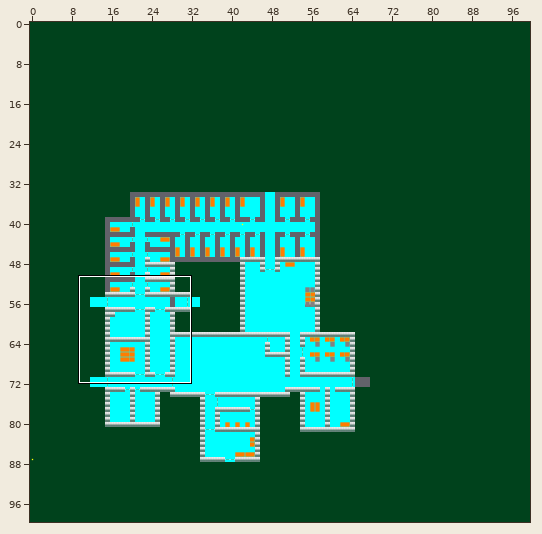
Two versions of a level (Tiled map, ALPHA TEX/world1beta2.tmx). The first picture is a wide view before the edit; the outline marks the close-up.
Close-up. Before the edit:
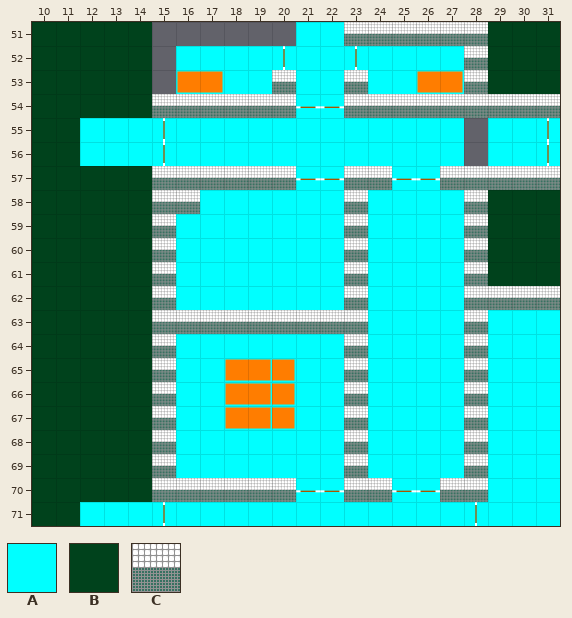
Cells are 64x64 px. Shown: x 10..31, y 51..71. The commit also changed other parts of the map, which this record leaves out.
Key: from "alpha_sprite_sheet": A 1, B 8; from "floor_wall_sheet": C 5.
_ is an empty cell, # one hidden under a higher layer.
Layers that did not change in this view are not listed.
Layer "Tile Layer 2 - Golv" before, first column x 10:
51 BBBBB______AA______BBB
52 BBBBB_AAAAAAAAAAAA_BBB
53 BBBBB_AAAA_AA_AAAA_BBB
54 BBBBB______AA_________
55 BBAAA_AAAAAAAAAAAA_AAA
56 BBAAA_AAAAAAAAAAAA_AAA
57 BBBBB______AA__AA_____
58 BBBBB_#AAAAAA_AAAA_BBB
59 BBBBB_AAAAAAA_AAAA_BBB
60 BBBBB_AAAAAAA_AAAA_BBB
61 BBBBB_AAAAAAA_AAAA_BBB
62 BBBBB_AAAAAAA_AAAA____
63 BBBBB_________AAAA_AAA
64 BBBBB_AAAAAAA_AAAA_AAA
65 BBBBB_AAAAAAA_AAAA_AAA
66 BBBBB_AAAAAAA_AAAA_AAA
67 BBBBB_AAAAAAA_AAAA_AAA
68 BBBBB_AAAAAAA_AAAA_AAA
69 BBBBB_AAAAAAA_AAAA_AAA
70 BBBBB______AA__AA__AAA
71 BBAAA_AAAAAAAAAAAAAAAA
Layer "väggar" before, first column x 10:
51 _____________CCCCCC___
52 __________________C___
53 __________C__C____C___
54 _____CCCCCC__CCCCCCCCC
55 _____A________________
56 _____A________________
57 _____CCCCCC__CC__CCCCC
58 _____CC______C____C___
59 _____C_______C____C___
60 _____C_______C____C___
61 _____C_______C____C___
62 _____C_______C____CCCC
63 _____CCCCCCCCC____C___
64 _____C_______C____C___
65 _____C_______C____C___
66 _____C_______C____C___
67 _____C_______C____C___
68 _____C_______C____C___
69 _____C_______C____C___
70 _____CCCCCC__CC__CC___
71 _____A________________
The result:
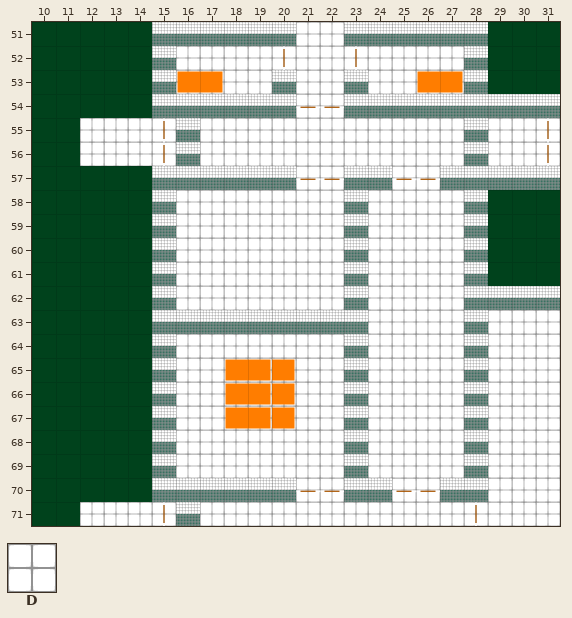
Further tiles: from "floor_wall_sheet": D 0.
Diff:
layer "Dörrar" opacity 100% -> 90%
Layer "Tile Layer 2 - Golv":
The author changed tile A to tile C in rows 55 to 56 at x 16; in row 71 at x 16.
Tile D now appears in row 58 at x 16.
The author changed tile A to tile D in row 51 at x 21 to 22; in row 52 at x 16 to 27; in row 53 at x 16 to 19, 21 to 22 and 24 to 27; in row 54 at x 21 to 22; in rows 55 to 56 at x 12 to 14, 17 to 27 and 29 to 31; in row 57 at x 21 to 22 and 25 to 26.
The author changed tile A to tile D in row 58 at x 17 to 22 and 24 to 27; in rows 59 to 62 at x 16 to 22 and 24 to 27; in row 63 at x 24 to 27 and 29 to 31; in rows 64 to 69 at x 16 to 22, 24 to 27 and 29 to 31; in row 70 at x 21 to 22, 25 to 26 and 29 to 31; in row 71 at x 12 to 14 and 17 to 31.
Tile D now appears in rows 55 to 56 at x 15; in row 71 at x 15.
Layer "väggar":
Tile C now appears in row 51 at x 15 to 20; in rows 52 to 53 at x 15; in rows 55 to 56 at x 28.
The author cleared tile A in rows 55 to 56 at x 15; in row 71 at x 15.
The author cleared tile C in row 58 at x 16.
